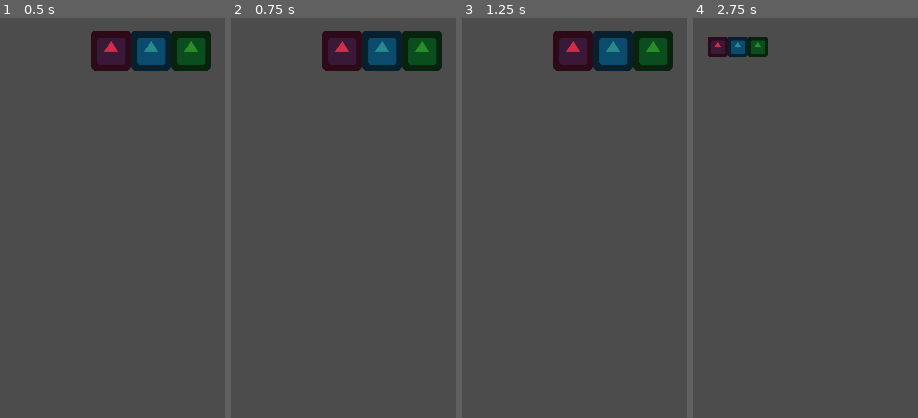
Above: before the commit, frames 1-4 (left to right).
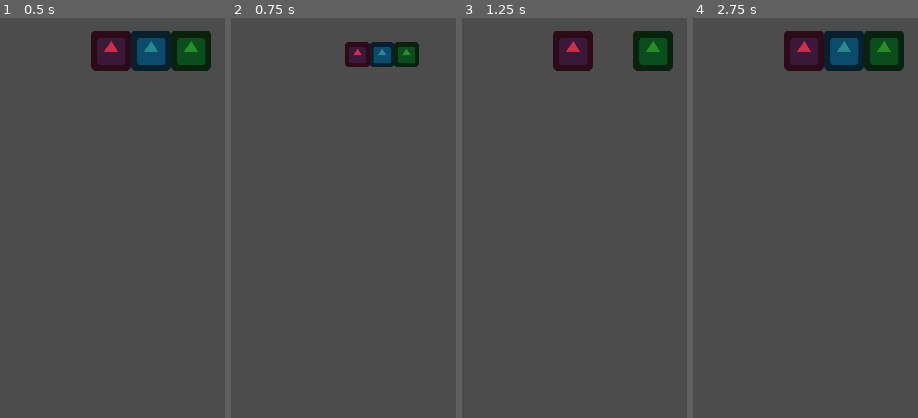
Above: after the commit, the same moments.

Repository: takecare/popthelock
Game: Godot game, scene res://scenes/playground/Centerer.tscn
Same seed, same stepped clock (60 frames per second), same inputs: the game is played once before the commit and once after it. This scene is started directly instead of the project's main scene. The engine's default icon, where the game draws it, is replaced by a stand-in: a white triangle on a blue panel in a dark square.
Inputs (mouse positions are % of the whole screen's width and height, from its top left):
- Up to frame 1 (0.5 s): no input
- Up to frame 2 (0.75 s): tap Enter at 0.5 s; move the mouse to (72, 45) at 0.52 s; tap H at 0.6 s
- Up to frame 3 (1.25 s): tap J at 0.8 s
- Up to frame 4 (2.75 s): tap Space at 1.25 s; move the mouse to (30, 55) at 1.27 s; tap J at 1.35 s; tap G at 1.55, 2.1 s; move the mouse to (60, 28) at 2.02 s; tap H at 2.3 s
The pictures show only the part of the screen within x 16-66%, y 0-50%; the shares and areas given below are measured in that part.

Frame 1 is identical in both runs. In frame 2, 4.6% of the frame differs, in the area x 40-94%, y 3-14%; in frame 3, 1.8%; in frame 4, 6.6%, in the area x 6-94%, y 3-14%.
Error before the commit: Invalid get index 'visible' (on base: 'null instance'). (res://scripts/Centerer.gd:106)

Commit message:
update pivot offset on centerer

Diff:
--- a/scripts/Centerer.gd
+++ b/scripts/Centerer.gd
@@ -23,6 +23,7 @@
       layout_children_packed()
     elif layout_mode == LayoutMode.SPREAD:
       layout_children_spread()
+    set_pivot_offset(rect_size/2)
 
 
 func layout_children_packed() -> void:
@@ -102,8 +103,10 @@
   if event.echo || event.pressed: return
   if event.scancode == KEY_G:
     $AnimationPlayer.play("Test")
+    get_tree().set_input_as_handled()
   elif event.scancode == KEY_H:
-    $TextureRect2.visible = !$TextureRect2.visible
+    $AnimationPlayer.play_backwards("Test")
+    get_tree().set_input_as_handled()
   elif event.scancode == KEY_J:
-    rect_pivot_offset = Vector2(rect_pivot_offset.x + 10, rect_pivot_offset.y + 10)
-    get_tree().set_input_as_handled()
+     $Blue.visible = !$Blue.visible
+     get_tree().set_input_as_handled()
